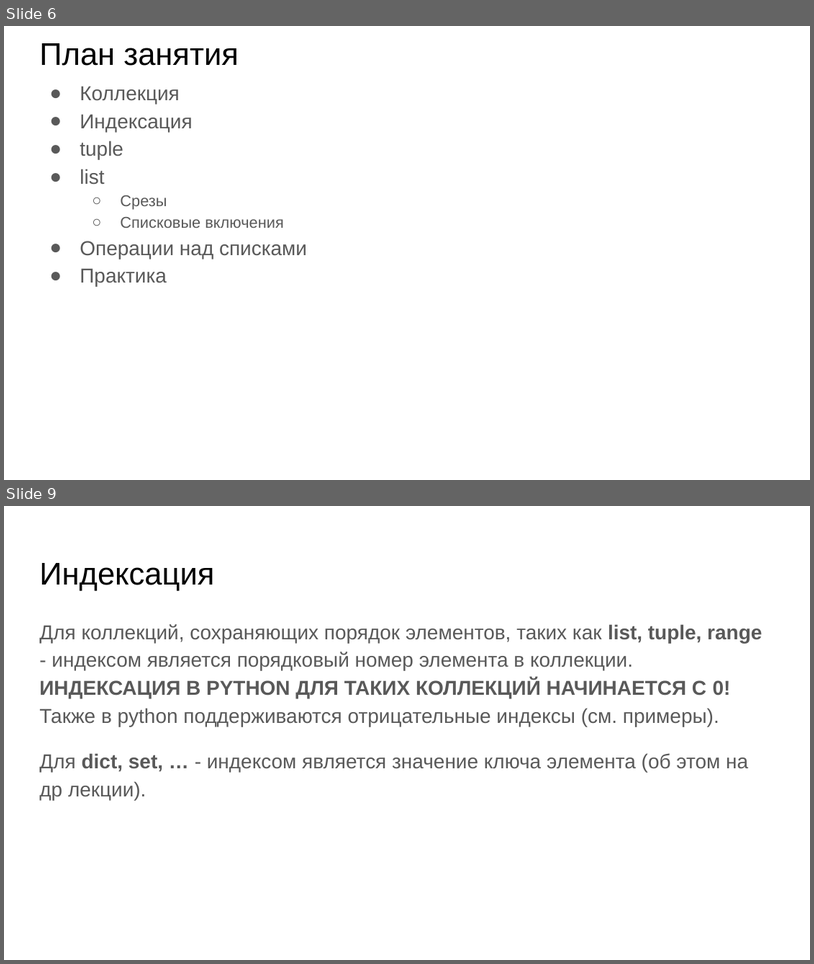
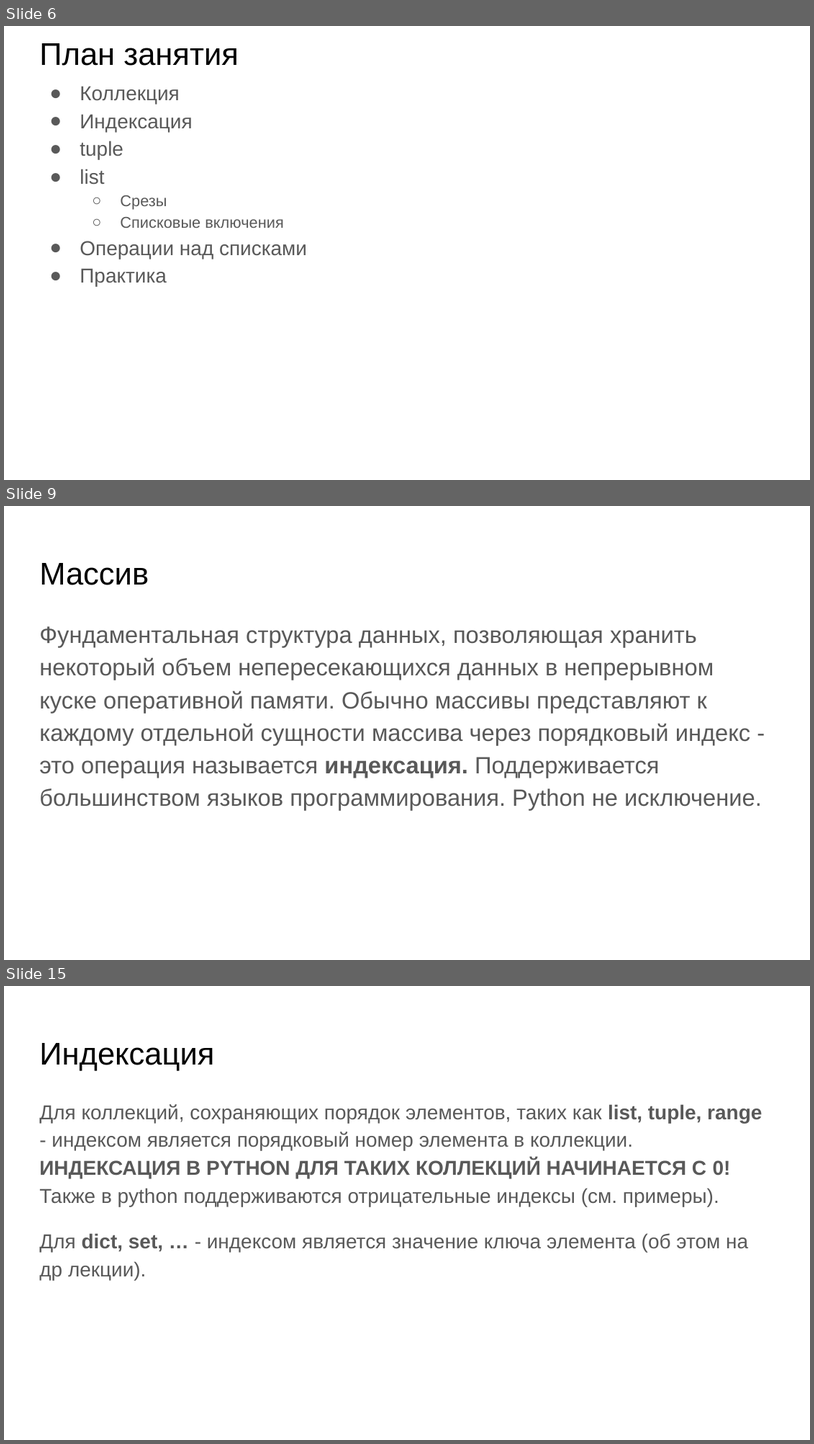
Before and after one commit to skhayrulin/python_course, a slide deck: lecture/Lecture5.pptx. Shown one above the other, each under a label of ours: slides 6 and 9 before the commit, slides 6, 9 and 15 after it; the slides between them are not shown. The pictures are 814x964 and 814x1444 pixels, drawn with LibreOffice and Linux fonts; fonts in the diff are those of the drawing. Boxes give left, top, right and bottom in pixels: in the first picture for what was removed or moved away, otherwise in the second. Text is boxed around its words. In the diff, an @@ line names an element or a change of style, - is before the commit and + after.

```diff
--- a/lecture/Lecture5.pptx
+++ b/lecture/Lecture5.pptx
@@ slide 9 added at [4, 506, 810, 960], background #FFFFFF @@
@@ title added at [39, 563, 149, 585], 28 pt, text #000000 @@
+Массив
@@ text added at [39, 626, 762, 810], 21 pt, text #595959 @@
+Фундаментальная структура данных, позволяющая хранить некоторый объем непересекающихся данных в непрерывном куске оперативной памяти. Обычно массивы представляют к каждому отдельной сущности массива через порядковый индекс - это операция называется индексация. Поддерживается большинством языков программирования. Python не исключение.
@@ what was slide 9 is now slide 15 @@
```
Also in this commit, not shown: 2 slides changed, 26 other slides added, 3 slides removed, 1 other file.
